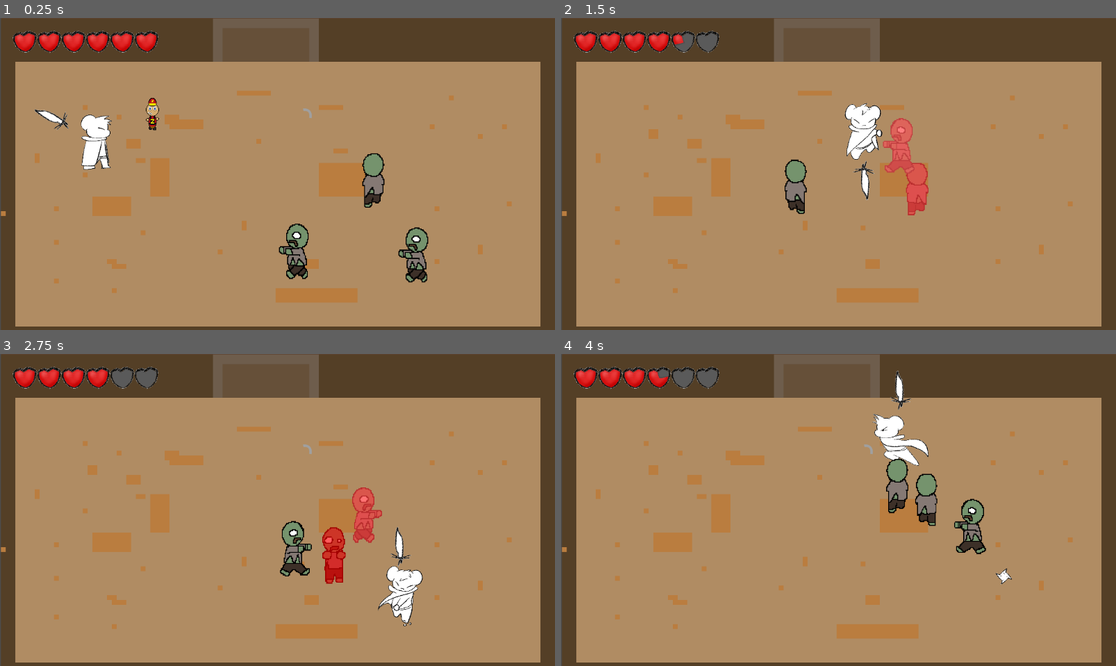
Above: before the commit, frames 1-4 (two rows, left to right).
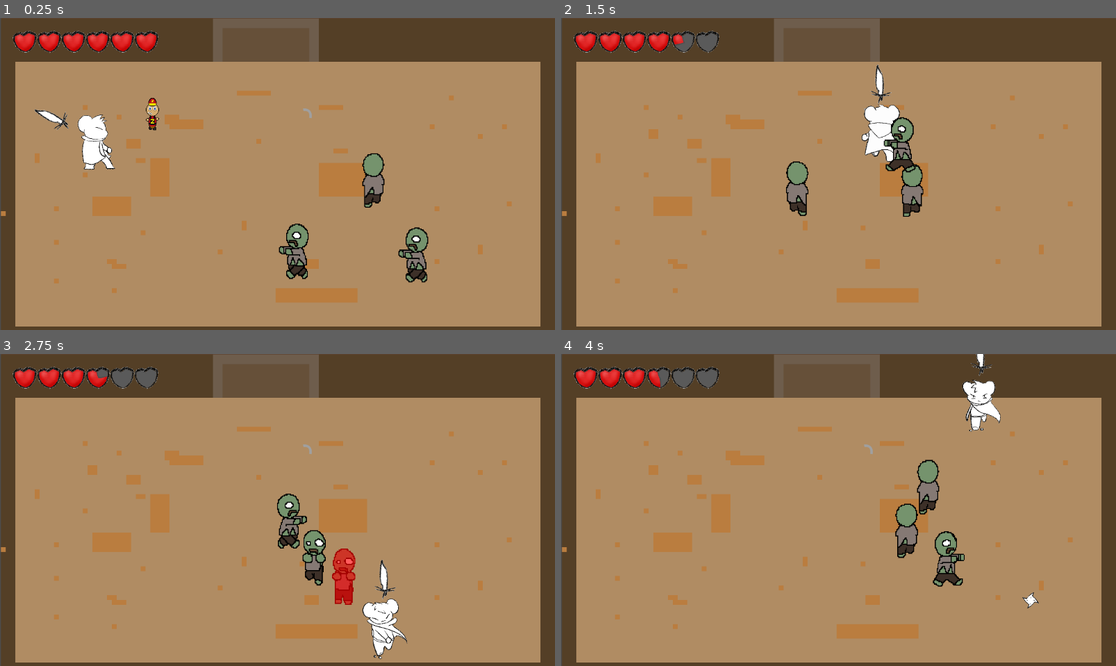
Above: after the commit, the same moments.

Repository: bcorrigall/ratknight
Game: Godot game, scene res://main.tscn
The game is run twice, just before and just after one commit, with the same random seed, the same clock (stepped at 60 frames per second) and the same inputs. The engine's default icon, where the game draws it, is replaced by a stand-in: a white triangle on a blue panel in a dark square.
Inputs (mouse positions are in pixels of both pictures, inside the frame that each line leads up to):
- Up to frame 1 (0.25 s): no input
- Up to frame 2 (1.5 s): move the mouse to (960, 158) at 0.52 s; hold Right (move_right) 0.53-1.28 s; hold Shift (dash) 0.53-1.28 s; move the mouse to (727, 189) at 1.27 s; hold S (move_down) from 1.28 s (still down); tap J (attack_light) at 1.35 s
- Up to frame 3 (2.75 s): tap Shift (dash) at 1.55, 2.3 s; move the mouse to (333, 441) at 2.02 s; release S (move_down) at 2.03 s; hold Right (move_right) from 2.03 s (still down); hold K (attack_spin) from 2.03 s (still down)
- Up to frame 4 (4 s): move the mouse to (810, 572) at 2.77 s; release Right (move_right) at 2.78 s; release K (attack_spin) at 2.78 s; hold Up (move_up) 2.78-3.53 s; tap Shift (dash) at 2.85, 3.8 s; move the mouse to (1005, 556) at 3.52 s; press the mouse at (1005, 556) at 3.53 s; hold A (move_left) from 3.53 s (still down)

The runs differ from the first frame. In frame 1, 0.4% of the frame differs, in the area x 14-21%, y 30-49%; in frame 2, 3.1%; in frame 3, 4.9%; in frame 4, 5.0%, in the area x 17-87%, y 0-82%.

Commit message:
smooth knockback

Diff:
--- a/playerMovement.gd
+++ b/playerMovement.gd
@@ -20,6 +20,9 @@
 var attack_hold = false
 var attack_cooldown = 0.45
 var attack_direction
+
+var knockback_direction = Vector2.ZERO
+var knocked_back = false
 
 var dash_direction = Vector2.ZERO
 var dash_cooldown = 3
@@ -73,6 +76,8 @@
 
 	if(in_dash):
 		velocity = dash_direction
+	elif(knocked_back):
+		velocity = knockback_direction
 	elif(attacking):
 		if Input.is_action_pressed("move_right"):
 			velocity.x += 1
@@ -132,6 +137,19 @@
 	if(Input.is_action_pressed("dash") and velocity.length() > 0):
 		dash_direction = velocity
 		dash()
+
+	if(knocked_back):
+		knockback_direction = velocity
+		if (knockback_direction.y < 0):
+			$playerSprites.animation = "knocked_front"
+		elif (knockback_direction.x < 0):
+			$playerSprites.flip_h = false
+			$playerSprites.animation = "knocked_side"
+		elif (knockback_direction.x > 0):
+			$playerSprites.flip_h = true
+			$playerSprites.animation = "knocked_side"
+		else:
+			$playerSprites.animation = "knocked_back"
 
 	if Input.is_action_pressed("attack_light"):
 		weapon.enable()
@@ -179,7 +197,9 @@
 	if (body.get_name().begins_with("Enemy") and invincible == false and in_dash == false):
 		health -= body.damage
 		var direction = (body.position - position).normalized() * 100
-		position = position - direction
+		knockback_direction = -direction.normalized()
+		knocked_back = true
+		$KnockbackTimer.start(0.15)
 
 		print("player hit")
 		get_parent().hud.get_node("HeartContainer").updateHearts(health)
@@ -212,3 +232,6 @@
 
 func _on_trap_timer_timeout():
 	speed = 400
+
+func _on_knockback_timer_timeout():
+	knocked_back = false
--- a/the_rat.tscn
+++ b/the_rat.tscn
@@ -277,6 +277,30 @@
 }, {
 "frames": [{
 "duration": 1.0,
+"texture": ExtResource("7_lpswj")
+}],
+"loop": true,
+"name": &"knocked_back",
+"speed": 5.0
+}, {
+"frames": [{
+"duration": 1.0,
+"texture": ExtResource("37_lt2a7")
+}],
+"loop": true,
+"name": &"knocked_front",
+"speed": 5.0
+}, {
+"frames": [{
+"duration": 1.0,
+"texture": ExtResource("18_faaxx")
+}],
+"loop": true,
+"name": &"knocked_side",
+"speed": 5.0
+}, {
+"frames": [{
+"duration": 1.0,
 "texture": ExtResource("47_khrvr")
 }, {
 "duration": 1.0,
@@ -576,7 +600,7 @@
 [node name="playerSprites" type="AnimatedSprite2D" parent="."]
 scale = Vector2(0.15, 0.15)
 sprite_frames = SubResource("SpriteFrames_63iob")
-animation = &"attack_side"
+animation = &"knocked_side"
 
 [node name="playerMovement" type="CharacterBody2D" parent="."]
 
@@ -602,6 +626,8 @@
 [node name="AttackTimeout" type="Timer" parent="."]
 
 [node name="TrapTimer" type="Timer" parent="."]
+
+[node name="KnockbackTimer" type="Timer" parent="."]
 
 [connection signal="body_entered" from="theRatArea2D" to="." method="_on_area_2d_body_entered"]
 [connection signal="timeout" from="Dash" to="." method="_on_dash_timeout"]
@@ -609,5 +635,6 @@
 [connection signal="timeout" from="DashTimeout" to="." method="_on_dash_timeout_timeout"]
 [connection signal="timeout" from="AttackTimeout" to="." method="_on_attack_timeout_timeout"]
 [connection signal="timeout" from="TrapTimer" to="." method="_on_trap_timer_timeout"]
+[connection signal="timeout" from="KnockbackTimer" to="." method="_on_knockback_timer_timeout"]
 
 [editable path="Weapon"]
